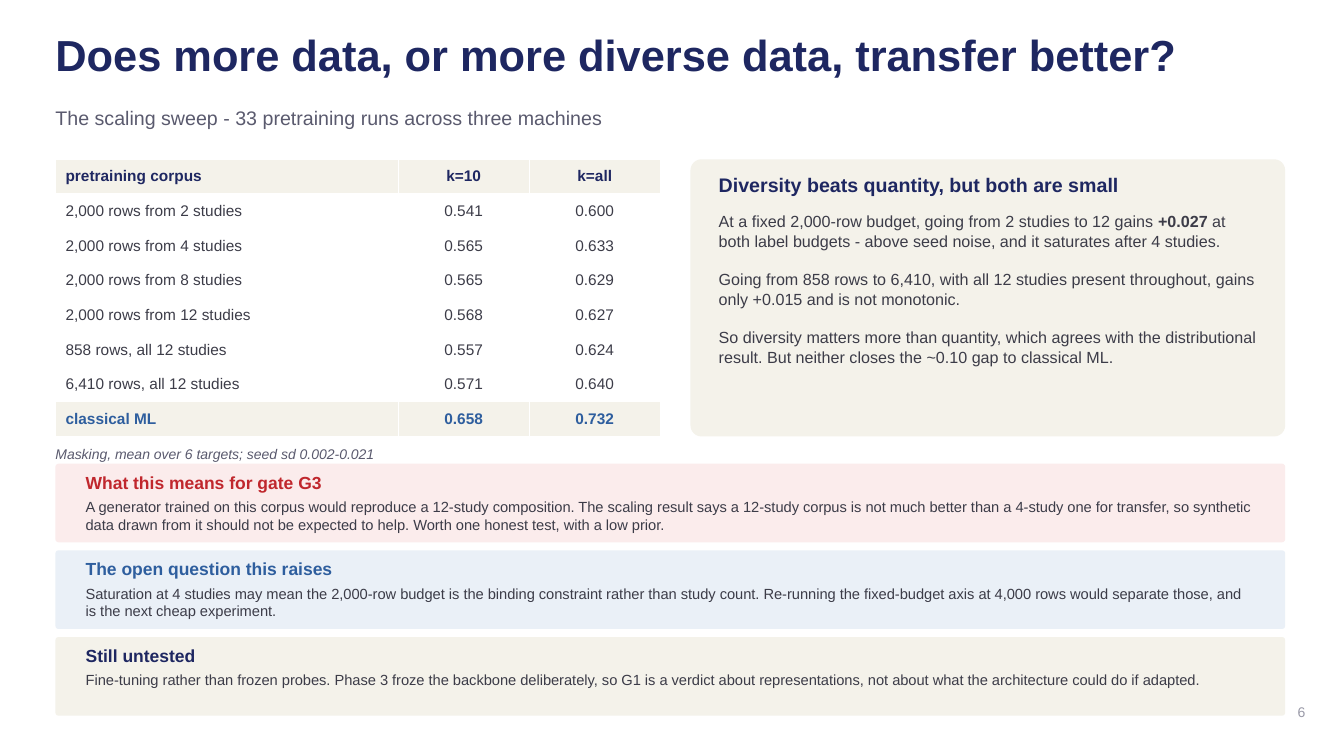
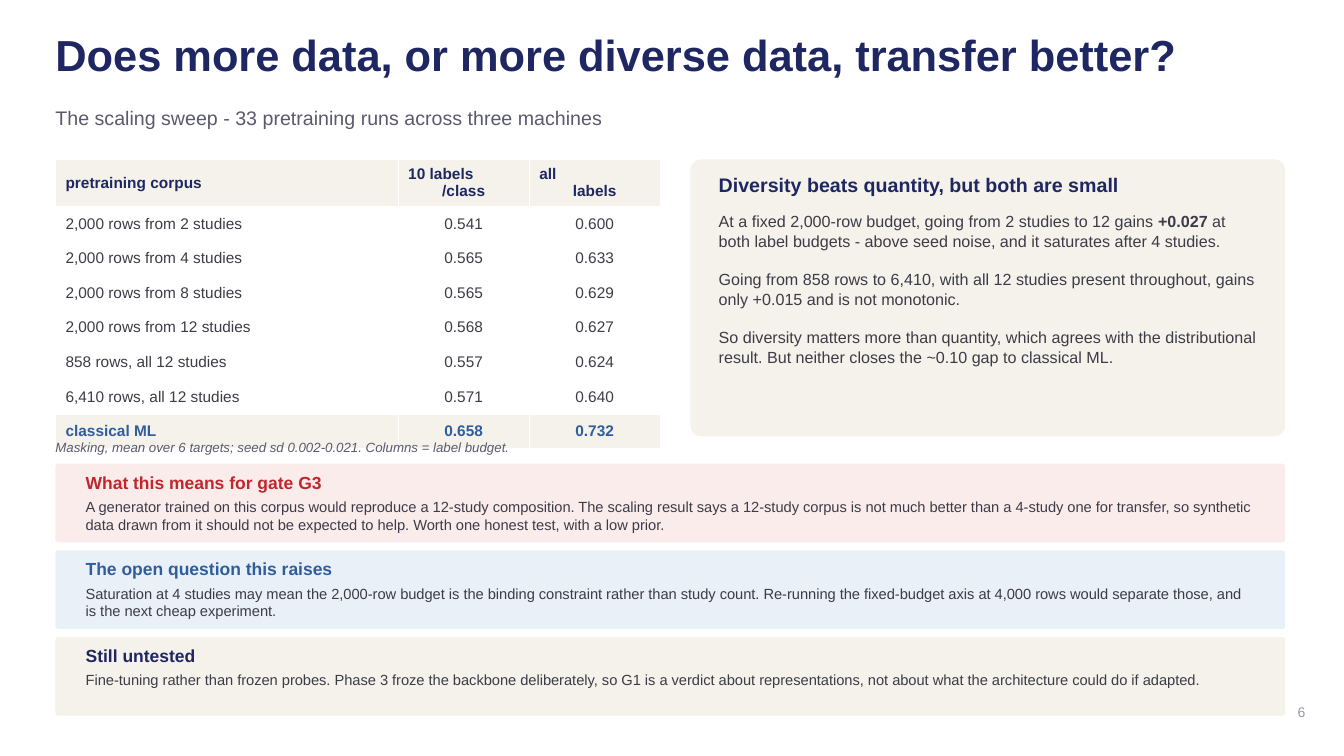
Before and after one commit to rama21094/NMR-Metabolomics-Foundational-Model, a slide deck: slide 6 of docs/Weekly_Update_2026-09-18.pptx. Drawn at 1344x756 pixels with LibreOffice and Linux fonts; fonts in the diff are those of the drawing. Boxes give left, top, right and bottom in pixels: in the first picture for what was removed or moved away, otherwise in the second. Text is boxed around its words. In the diff, an @@ line names an element or a change of style, - is before the commit and + after.

```diff
--- a/docs/Weekly_Update_2026-09-18.pptx
+++ b/docs/Weekly_Update_2026-09-18.pptx
@@ table at bbox=[55, 159, 660, 440] @@
-row 1, column 2: k=10
+row 1, column 2: 10 labels /class
-row 1, column 3: k=all
+row 1, column 3: all labels
@@ text at bbox=[55, 442, 509, 455]: text changed; size 10 to 9.5 pt @@
-Masking, mean over 6 targets; seed sd 0.002-0.021
+Masking, mean over 6 targets; seed sd 0.002-0.021. Columns = label budget.
```
Also in this commit, not shown: 1 other slide changed, 5 other files.
